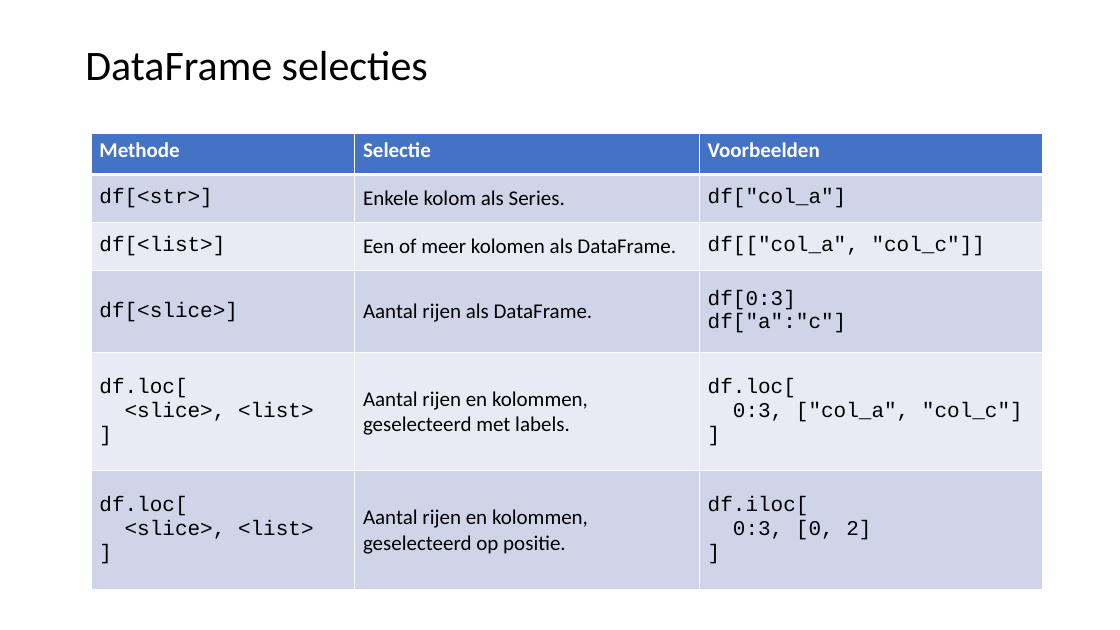
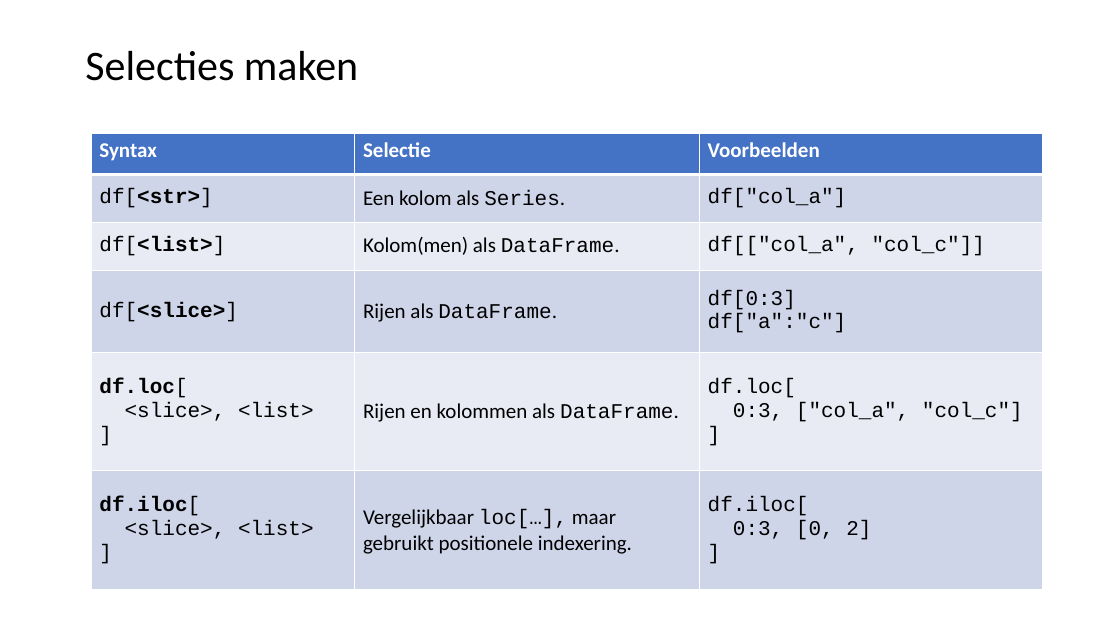
Before and after one commit to LFKoning/knowledge-sharing, a slide deck: slide 11 of python_trainees/3_pandas_plotting/python_traineeship_3.pptx (slide 10 before the commit). Drawn at 1120x630 pixels with LibreOffice and Linux fonts; fonts in the diff are those of the drawing. Boxes give left, top, right and bottom in pixels: in the first picture for what was removed or moved away, otherwise in the second. Text is boxed around its words. In the diff, an @@ line names an element or a change of style, - is before the commit and + after.

```diff
--- a/python_trainees/3_pandas_plotting/python_traineeship_3.pptx
+++ b/python_trainees/3_pandas_plotting/python_traineeship_3.pptx
@@ title at bbox=[85, 51, 358, 81]: text changed @@
-DataFrame selecties
+Selecties maken
@@ table at bbox=[91, 134, 1043, 590] @@
-row 1, column 1: Methode
+row 1, column 1: Syntax
-row 2, column 2: Enkele kolom als Series.
+row 2, column 2: Een kolom als Series.
-row 3, column 2: Een of meer kolomen als DataFrame.
+row 3, column 2: Kolom(men) als DataFrame.
-row 4, column 2: Aantal rijen als DataFrame.
+row 4, column 2: Rijen als DataFrame.
-row 5, column 2: Aantal rijen en kolommen, geselecteerd met labels.
+row 5, column 2: Rijen en kolommen als DataFrame.
-row 6, column 1: df.loc[ / <slice>, <list> / ]
+row 6, column 1: df.iloc[ / <slice>, <list> / ]
-row 6, column 2: Aantal rijen en kolommen, geselecteerd op positie.
+row 6, column 2: Vergelijkbaar loc[…], maar gebruikt positionele indexering.
@@ bold on in "df[<str>]", "df[<list>]", "df[<slice>]", "df.loc[" @@
```
Also in this commit, not shown: 3 other slides changed, 4 slides added, 1 slide removed, 30 other files.
